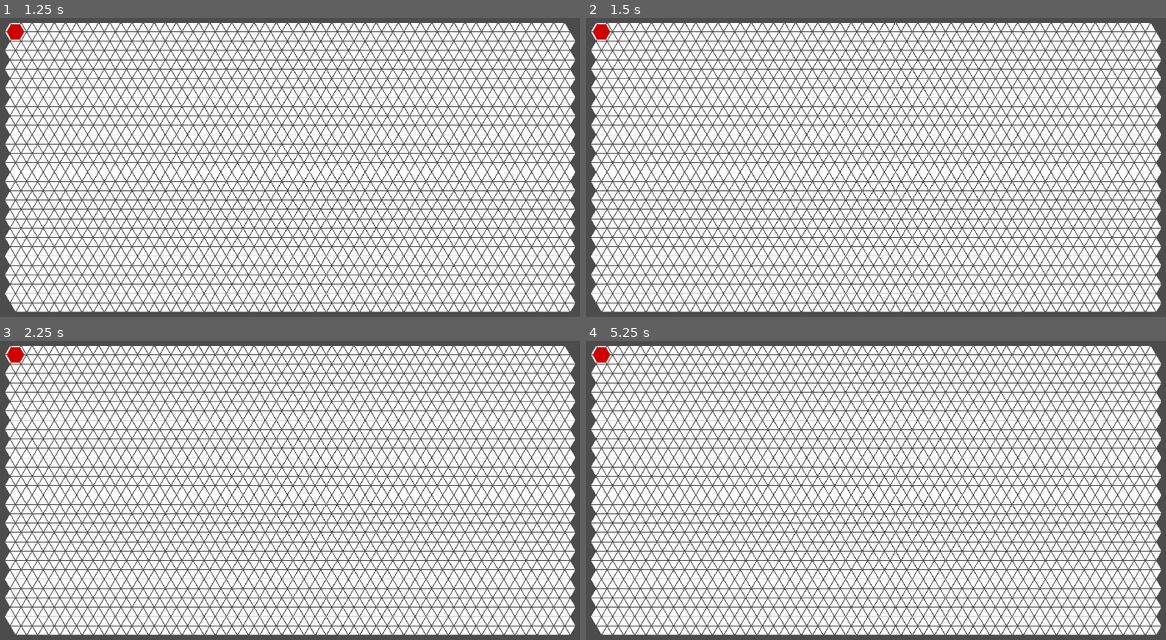
Above: before the commit, frames 1-4 (two rows, left to right).
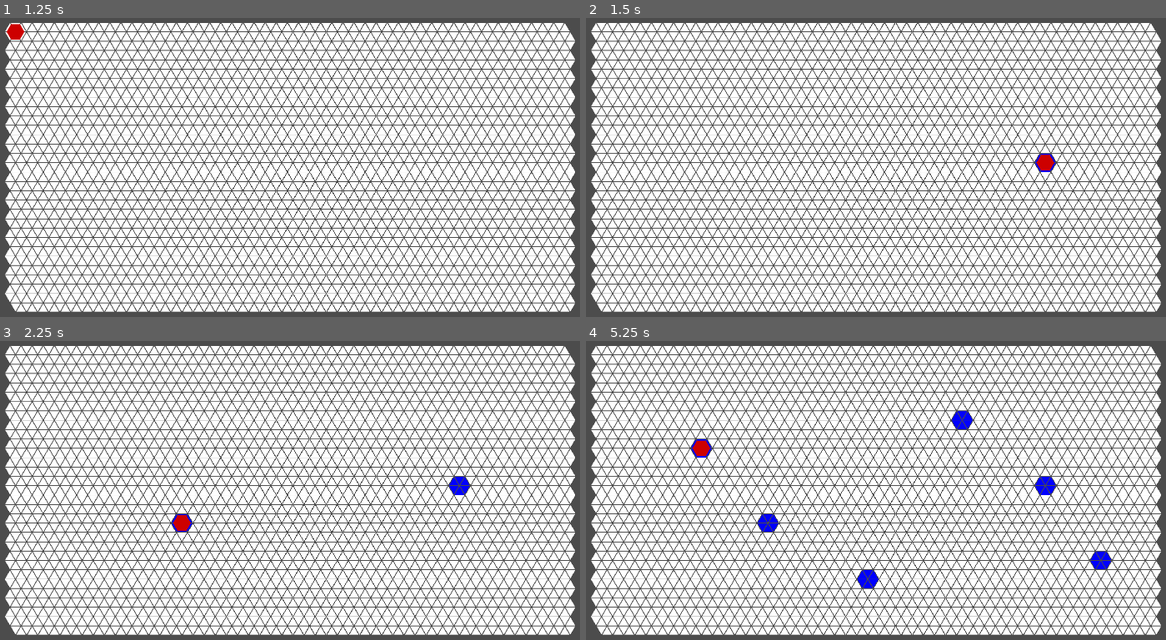
Above: after the commit, the same moments.

Repository: F3lixitas/pousse_pousse_nain
Game: Godot game, scene res://scenes/menu.tscn
Two runs of this game, one before a commit and one after it. Both use one fixed random seed, a clock stepped at 60 frames per second and the inputs below.
Inputs (mouse positions are in pixels of both pictures, inside the frame that each line leads up to):
- Up to frame 1 (1.25 s): click "Launch game" at 0.5 s
- Up to frame 2 (1.5 s): tap Enter at 1.25 s; move the mouse to (1044, 164) at 1.27 s; click (1044, 164) at 1.42 s
- Up to frame 3 (2.25 s): tap Space at 2 s; move the mouse to (179, 526) at 2.02 s; click (179, 526) at 2.17 s
- Up to frame 4 (5.25 s): tap Enter at 2.75, 4.25 s; move the mouse to (968, 424) at 2.77 s; click (968, 424) at 2.92 s; tap Space at 3.5, 5 s; move the mouse to (864, 583) at 3.52 s; click (864, 583) at 3.67 s; move the mouse to (1102, 562) at 4.27 s; click (1102, 562) at 4.42 s; move the mouse to (702, 451) at 5.02 s; click (702, 451) at 5.17 s

Frame 1 is identical in both runs. In frame 2, 0.3% of the frame differs, in the area x 1-82%, y 1-52%; in frame 3, 0.4%; in frame 4, 1.1%, in the area x 1-91%, y 1-83%.

Commit message:
création des fonctions de position et d'index

Diff:
--- a/scenes/menu.tscn
+++ b/scenes/menu.tscn
@@ -1,8 +1,8 @@
 [gd_scene load_steps=18 format=2]
 
-[ext_resource path="res://scripts/Menu_Button1_script.gd" type="Script" id=1]
-[ext_resource path="res://scripts/Menu_Button3_script.gd" type="Script" id=2]
-[ext_resource path="res://scripts/Menu_Button2_script.gd" type="Script" id=3]
+[ext_resource path="res://scripts/menu/Menu_Button1_script.gd" type="Script" id=1]
+[ext_resource path="res://scripts/menu/Menu_Button3_script.gd" type="Script" id=2]
+[ext_resource path="res://scripts/menu/Menu_Button2_script.gd" type="Script" id=3]
 [ext_resource path="res://font/Berry Rotunda.ttf" type="DynamicFontData" id=4]
 
 [sub_resource type="StyleBoxFlat" id=1]
--- a/scenes/menu_optionPannel.tscn
+++ b/scenes/menu_optionPannel.tscn
@@ -1,7 +1,7 @@
 [gd_scene load_steps=8 format=2]
 
 [ext_resource path="res://font/Berry Rotunda.ttf" type="DynamicFontData" id=1]
-[ext_resource path="res://scripts/menu_option_display_script.gd" type="Script" id=2]
+[ext_resource path="res://scripts/menu/menu_option_display_script.gd" type="Script" id=2]
 
 [sub_resource type="StyleBoxFlat" id=1]
 bg_color = Color( 0.470588, 0.470588, 0.470588, 1 )
--- a/scenes/menu_optionPannel_display.tscn
+++ b/scenes/menu_optionPannel_display.tscn
@@ -1,8 +1,8 @@
 [gd_scene load_steps=5 format=2]
 
 [ext_resource path="res://font/Berry Rotunda.ttf" type="DynamicFontData" id=1]
-[ext_resource path="res://scripts/menu_option_display_fullscreen_script.gd" type="Script" id=2]
-[ext_resource path="res://scripts/menu_option_display_resolution_script.gd" type="Script" id=3]
+[ext_resource path="res://scripts/menu/menu_option_display_fullscreen_script.gd" type="Script" id=2]
+[ext_resource path="res://scripts/menu/menu_option_display_resolution_script.gd" type="Script" id=3]
 
 [sub_resource type="DynamicFont" id=1]
 size = 20
--- a/scenes/submenu.tscn
+++ b/scenes/submenu.tscn
@@ -1,8 +1,8 @@
 [gd_scene load_steps=12 format=2]
 
-[ext_resource path="res://scripts/Submenu_Button1_script.gd" type="Script" id=1]
+[ext_resource path="res://scripts/menu/Submenu_Button1_script.gd" type="Script" id=1]
 [ext_resource path="res://font/Berry Rotunda.ttf" type="DynamicFontData" id=2]
-[ext_resource path="res://scripts/Menu_Button2_script.gd" type="Script" id=3]
+[ext_resource path="res://scripts/menu/Menu_Button2_script.gd" type="Script" id=3]
 
 [sub_resource type="StyleBoxFlat" id=1]
 bg_color = Color( 0.470588, 0.470588, 0.470588, 1 )
--- a/scripts/nodeGenerator_script.gd
+++ b/scripts/nodeGenerator_script.gd
@@ -3,6 +3,7 @@
 #################################   Importation de codes source   #################################
 
 const triangleGenerator = preload("res://scripts/triangleGenerator_script.gd")
+const pointOperations = preload("res://scripts/pointOperations_script.gd")
 
 ##################################   Déclaration des variables   ##################################
 
@@ -20,6 +21,10 @@
 var Point = {
 	"tri": Array()              # Tableau des indices des triangles, permet de faciliter le changement de couleur
 }
+
+var selected = Array()
+
+var pionIndex = (maxX + 1) * maxY * 2 + 2 * maxX
 
 ##################################   Importation de ressources   ##################################
 
@@ -47,8 +52,31 @@
 	# Click gauche
 
 	if event is InputEventMouseButton and event.is_pressed() and event.button_index == BUTTON_LEFT:
-		pass
+		var mp = get_viewport().get_mouse_position()
 
+		var index = pointOperations.getPointIndex(maxX, maxY, stepX, stepY, padding, mp)
+
+		get_child(points[index].tri[0]).material = selectedMaterial
+		get_child(points[index].tri[1]).material = selectedMaterial
+		get_child(points[index].tri[2]).material = selectedMaterial
+		get_child(points[index].tri[3]).material = selectedMaterial
+		get_child(points[index].tri[4]).material = selectedMaterial
+		get_child(points[index].tri[5]).material = selectedMaterial
+
+		selected.append(index)
+		print(selected)
+		get_child(pionIndex).position = pointOperations.getPositionFromCursor(maxX, maxY, stepX, stepY, padding, mp)
+
+	if event is InputEventMouseButton and event.is_pressed() and event.button_index == BUTTON_RIGHT:
+		#remise par défaut
+		for i in range(0, selected.size()):
+			get_child(points[selected[i]].tri[0]).material = defaultMaterial
+			get_child(points[selected[i]].tri[1]).material = defaultMaterial
+			get_child(points[selected[i]].tri[2]).material = defaultMaterial
+			get_child(points[selected[i]].tri[3]).material = defaultMaterial
+			get_child(points[selected[i]].tri[4]).material = defaultMaterial
+			get_child(points[selected[i]].tri[5]).material = defaultMaterial
+		selected.clear()
 
 # Fonction appelée lors du la création du noeud
 
--- a/scripts/pointOperations_script.gd
+++ b/scripts/pointOperations_script.gd
@@ -1,13 +1,36 @@
 extends Node
 
-#######################   Note à Landry   #######################
-# Créé-moi ici les fonctions qui me permettent d'obtenir        #
-# l'indice du point selon la position du curseur et d'obtenir   #
-# la position du point grace à son indice.                      #
-#################################################################
 
 static func getPointIndex(maxX, maxY, stepX, stepY, padding, cursorPosition):
-	return 0
+	cursorPosition.x -= padding
+	cursorPosition.y -= padding
+
+	if cursorPosition.x < 0:
+		cursorPosition.x = 0
+	if cursorPosition.y < 0:
+		cursorPosition.y = 0
+
+	var y = int(round(cursorPosition.y / stepY))
+	var x = int(round((cursorPosition.x - ((y % 2) * stepX / 2)) / stepX))
+
+	if y >= maxY:
+		y = maxY - 1
+	if x >= maxX:
+		x = maxX - 1
+
+	var out = int(y * maxX + x)
+
+	return out
+
+
 
 static func getPointPosition(maxX, maxY, stepX, stepY, padding, index):
-	return 0
+	var y = int(index / maxX)
+	var x = int(index % maxX)
+
+	var out = Vector2(padding + x * stepX + (y % 2) * (stepX / 2), padding + y * stepY)
+
+	return out
+
+static func getPositionFromCursor(maxX, maxY, stepX, stepY, padding, cursorPosition):
+	return getPointPosition(maxX, maxY, stepX, stepY, padding, getPointIndex(maxX, maxY, stepX, stepY, padding, cursorPosition))
Renamed: scripts/Menu_Button1_script.gd -> scripts/menu/Menu_Button1_script.gd
Renamed: scripts/Menu_Button2_script.gd -> scripts/menu/Menu_Button2_script.gd
Renamed: scripts/Menu_Button3_script.gd -> scripts/menu/Menu_Button3_script.gd
Renamed: scripts/Submenu_Button1_script.gd -> scripts/menu/Submenu_Button1_script.gd
Renamed: scripts/menu_option_display_fullscreen_script.gd -> scripts/menu/menu_option_display_fullscreen_script.gd
Renamed: scripts/menu_option_display_resolution_script.gd -> scripts/menu/menu_option_display_resolution_script.gd
Renamed: scripts/menu_option_display_script.gd -> scripts/menu/menu_option_display_script.gd
